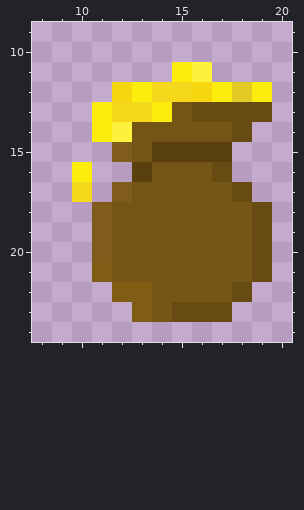
Two states of a pixel-art sprite, bobcos-client-unity/Assets/NewTexturesAndItems/gold_loot.png. The picture above was drawn from the file before the commit.
The file is 32x32 pixels. Colours within 5 levels of each other are drawn and written as one. Shown: x 8..20, y 9..24.
After the commit:
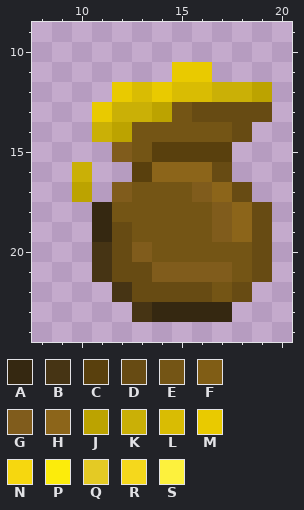
Palette (. is transparent): A #352811  B #463414  C #59400d  D #674b13  E #745515  F #805d15  G #805c1c  H #8c651a  J #bca300  K #cab006  L #d9bc03  M #e9ca00  N #f6d70f  P #fcec0b  Q #e4ca24  R #f5d81c  S #fdf13d
From old to new:
@@ x 8..20 @@
 10 .............
-11 .......PS....
-12 ....NPRRNPQP.
-13 ...PRRPEDDDD.
-14 ...PSEEEEED..
+11 .......MM....
+12 ....MLMLLKKJ.
+13 ...MKKJEDDDD.
+14 ...KJEEEEED..
 15 ....GECCCC...
-16 ..P..CEEED...
-17 ..R.GEEEEED..
-18 ...GEEEEEEED.
-19 ...GEEEEEEED.
-20 ...GEEEEEEED.
-21 ...FEEEEEEED.
-22 ....FFEEEED..
-23 .....FEDDD...
+16 ..K..CHHHD...
+17 ..J.GEEEGHD..
+18 ...AEEEEEGHD.
+19 ...ADEEEEGHD.
+20 ...BDGEEEEED.
+21 ...BDDGGGGED.
+22 ....BDDDDED..
+23 .....BAAAA...
 24 .............
Where, in picture pixels (left, top, right, bottom), the same in both pictures:
changed: (72, 62, 272, 322)
